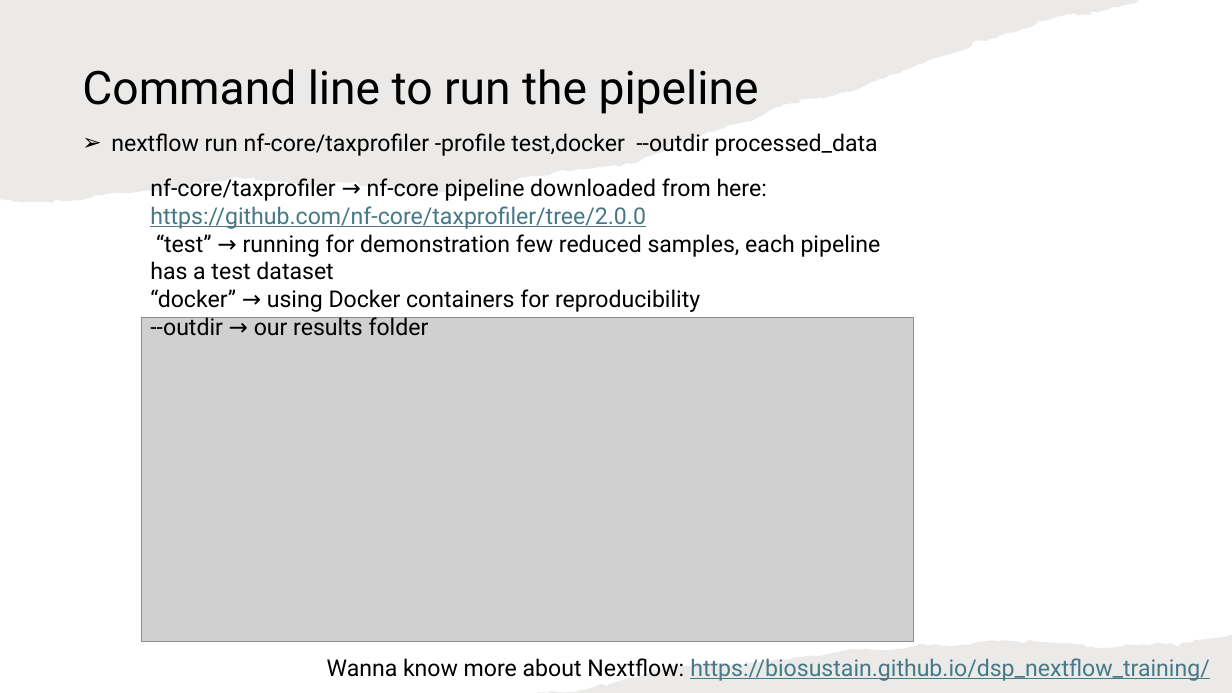
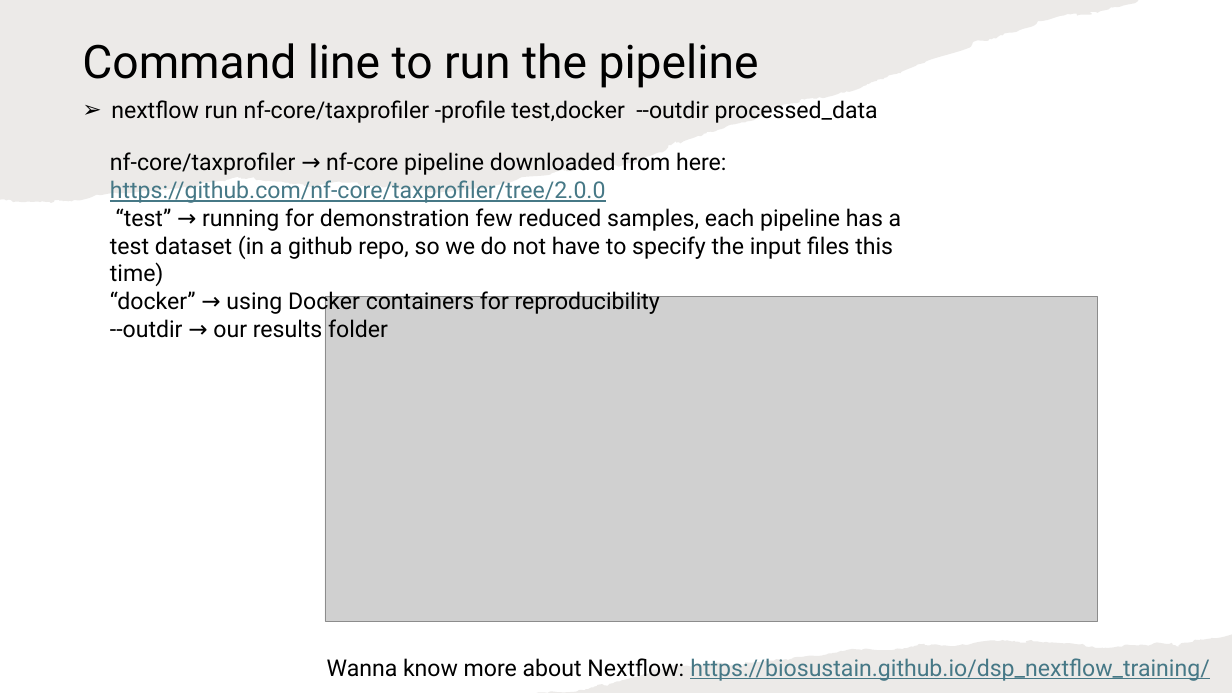
Before and after one commit to biosustain/dsp_metagenomics_training, a slide deck: slide 10 of course_contents/DataProcessing_taxprofiler.pptx. Drawn at 1232x693 pixels with LibreOffice and Linux fonts; fonts in the diff are those of the drawing; grey boxes stand for pictures. Boxes give left, top, right and bottom in pixels: in the first picture for what was removed or moved away, otherwise in the second. Text is boxed around its words. In the diff, an @@ line names an element or a change of style, - is before the commit and + after.

Commit message:
Final versions of Metagenomics Introduction and Data Processing presentations

```diff
--- a/course_contents/DataProcessing_taxprofiler.pptx
+++ b/course_contents/DataProcessing_taxprofiler.pptx
@@ title "Command line to run the ...": place and size @@
-title "Command line to run the ..." at (82,69,759,114)
+title "Command line to run the ..." at (82,43,759,88)
@@ text "nextflow run nf-core/taxprofiler -profile test,docker ...": place and size @@
-text "nextflow run nf-core/taxprofiler -profile test,docker ..." at (111,133,878,156)
+text "nextflow run nf-core/taxprofiler -profile test,docker ..." at (111,100,878,123)
@@ text "nf-core/taxprofiler → nf-core pipeline downloaded ...": place and size @@
-text "nf-core/taxprofiler → nf-core pipeline downloaded ..." at (150,178,881,336)
+text "nf-core/taxprofiler → nf-core pipeline downloaded ..." at (110,152,902,338)
@@ text at (110,208,902,286): text changed @@
-“test” → running for demonstration few reduced samples, each pipeline has a test dataset
+“test” → running for demonstration few reduced samples, each pipeline has a test dataset (in a github repo, so we do not have to specify the input files this time)
@@ picture: place and size @@
-picture at (141,317,914,641)
+picture at (325,297,1098,621)
```
Also in this commit, not shown: 3 other slides changed, 3 other files.
